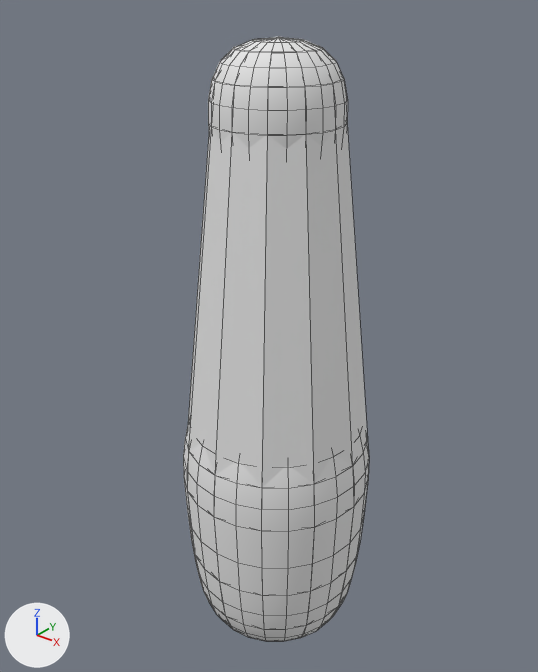
Two versions of the Blender file models/pin.blend, one commit apart.
Rendered twice from a camera (50 mm lens) standing at (24.7, -31.6, 40.6) and looking at (-0.9, 0.4, 20.7). The axes (+X, +Y, +Z) are drawn at lower left. The lights are the same throughout. Mesh edges are drawn as thin lines.

In view in the first picture: 'pinMesh', 'pinMesh.001'.
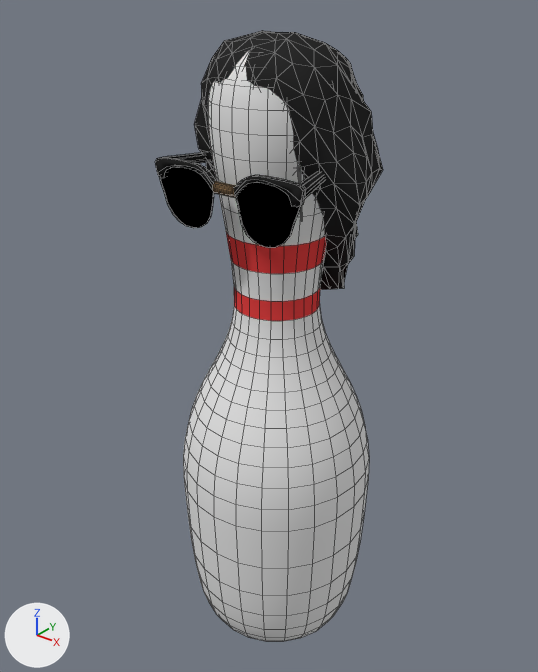
Where the change shows, as pixel boxes [x1, y1, x2, y2] in the pictures (538 x 672 px):
'pinMesh', reshaped (22% wider): before [183, 38, 369, 642]; after [155, 30, 383, 642]
'pinMesh.001', hidden: before [188, 36, 368, 488]
part 1 of me_mesh, added: after [213, 181, 236, 198]
part 2 of me_mesh, added: after [297, 165, 302, 221]
part 3 of me_mesh, added (black): after [194, 30, 383, 290]
part 4 of me_mesh, added: after [232, 171, 325, 207]
part 5 of me_mesh, added (black): after [155, 157, 217, 194]
part 6 of me_mesh, added (black): after [235, 182, 301, 248]
part 7 of me_mesh, added (black): after [160, 167, 214, 228]
part 8 of me_mesh, added: after [165, 152, 209, 164]

The change in detail:
Material 'Material' (mat_material) is new.
Its base color is (0.0, 0.0, 0.0) (black #000000).
Material 'Material.003' (mat_material_003) is new.
Its base color is (0.8, 0.8, 0.8) (white #e7e7e7).
Material 'Material.004' (mat_material_004) is new.
Its base color is (0.0254, 0.0254, 0.0254) (black #2c2c2c).
Material 'Frame' (mat_frame) is new.
Its base color is (0.0174, 0.0174, 0.0174) (black #242424).
Material 'Material.002' (mat_material_002) is new.
Its base color is (0.258, 0.159, 0.0782) (brown #8b6f4f).
me_mesh is used by ob_pinmesh; location (0.0, 0.0, 0.0); rotation (1.571, 0.0, 0.0), in degrees (90, 0, 0); scale (10.5, 9.94, 10.5).
me_mesh had 842 vertices, 864 faces and spanned x -0.57..0.57, y 0.0..3.8, z -0.57..0.57.
me_mesh now has 1726 vertices, 1892 faces and spans x -0.57..0.57, y 0.0..3.83, z -0.57..0.57.
me_mesh part 1: a new loose piece, a 32-sided cylinder along x spanning x -0.047..0.079, y 3.086..3.146, z 0.395..0.438, in mat_material_002 (brown #8b6f4f).
me_mesh part 2: a new loose piece of 288 vertices spanning x 0.42..0.46, y 3.03..3.31, z 0.36..0.43, in mat_material_003 (white #e7e7e7).
me_mesh part 3: a new loose piece of 267 vertices spanning x -0.5..0.5, y 2.09..3.83, z -0.55..0.31, in mat_material_004 (black #2c2c2c).
me_mesh part 4: a new loose piece of 89 vertices spanning x 0.07..0.47, y 3.09..3.22, z -0.24..0.43, in mat_frame (black #242424).
me_mesh part 5: a new loose piece of 72 vertices spanning x -0.44..-0.03, y 3.09..3.22, z 0.41..0.43, in mat_frame (black #242424).
me_mesh part 6: a new loose piece of 42 vertices spanning x 0.08..0.46, y 2.87..3.2, z 0.42, in mat_material (black #000000).
me_mesh part 7: a new loose piece of 42 vertices spanning x -0.43..-0.05, y 2.87..3.2, z 0.42, in mat_material (black #000000).
me_mesh part 8: a new loose piece of 20 vertices spanning x -0.44..-0.2, y 3.14..3.21, z -0.24..0.41, in mat_frame (black #242424).
me_mesh now uses material mat_material_003 (white #e7e7e7).
me_mesh now uses material mat_material_004 (black #2c2c2c).
me_mesh now uses material mat_material (black #000000).
me_mesh now uses material mat_material_002 (brown #8b6f4f).
me_mesh now uses material mat_frame (black #242424).
Object 'pinMesh.001' (ob_pinmesh_001) is now hidden.
